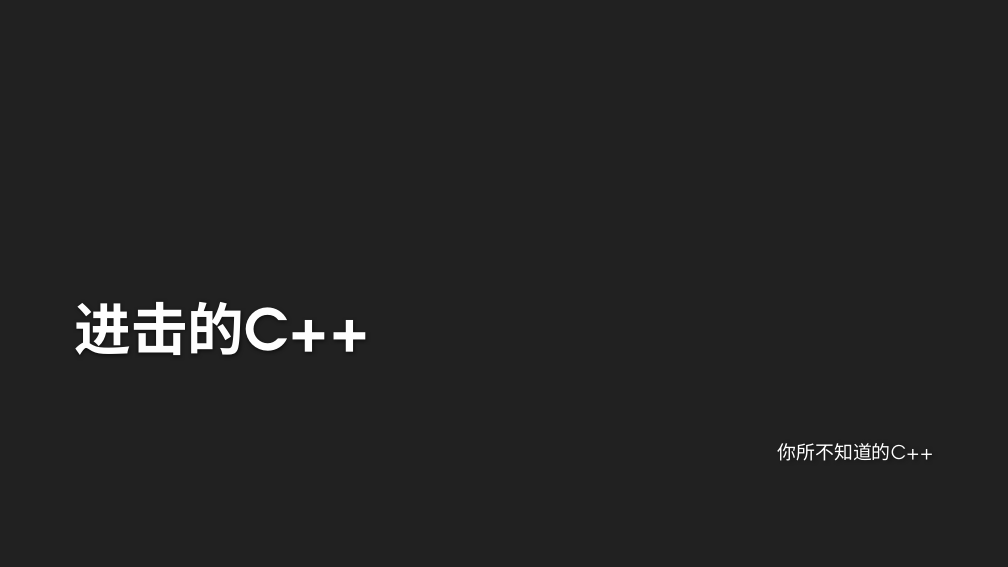
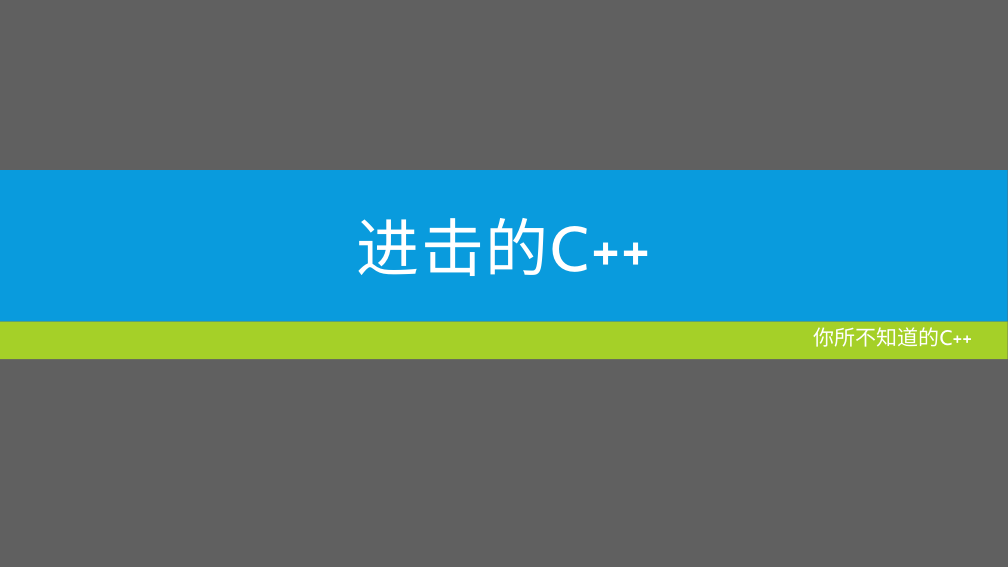
Before and after one commit to albertclass/Lessons, a slide deck: slide 1 of advance c++/courseware.pptx. Drawn at 1008x567 pixels with LibreOffice and Linux fonts; fonts in the diff are those of the drawing; background and template pictures are left out. Boxes give left, top, right and bottom in pixels: in the first picture for what was removed or moved away, otherwise in the second. Text is boxed around its words. In the diff, an @@ line names an element or a change of style, - is before the commit and + after.

```diff
--- a/advance c++/courseware.pptx
+++ b/advance c++/courseware.pptx
@@ background #212121 to #606060 @@
@@ rectangle added at <box>0,170,1008,321</box>, fill #099BDD @@
@@ title "进击的C++": place and size @@
-title "进击的C++" at <box>75,302,371,355</box>
+title "进击的C++" at <box>357,218,651,276</box>
@@ title "进击的C++" at <box>357,218,651,276</box>: size 54 to 60 pt, font TeX Gyre Adventor to Cabin, text colour #FEFEFE to #FFFFFF, letter spacing 0 to 1.5 pt, bold off; alignment left to centre; line spacing 1 to 0.8; vertical alignment bottom to middle @@
@@ rectangle added at <box>0,321,1008,359</box>, fill #A5D028 @@
@@ subtitle "你所不知道的C++": place and size @@
-subtitle "你所不知道的C++" at <box>777,443,933,461</box>
+subtitle "你所不知道的C++" at <box>813,327,972,347</box>
@@ subtitle "你所不知道的C++" at <box>813,327,972,347</box>: size 18 to 20 pt, font TeX Gyre Adventor to Cabin; line spacing 1 to 0.9; more space between paragraphs @@
```
Also in this commit, not shown: 28 other slides changed, 5 slides added, 2 other files.
